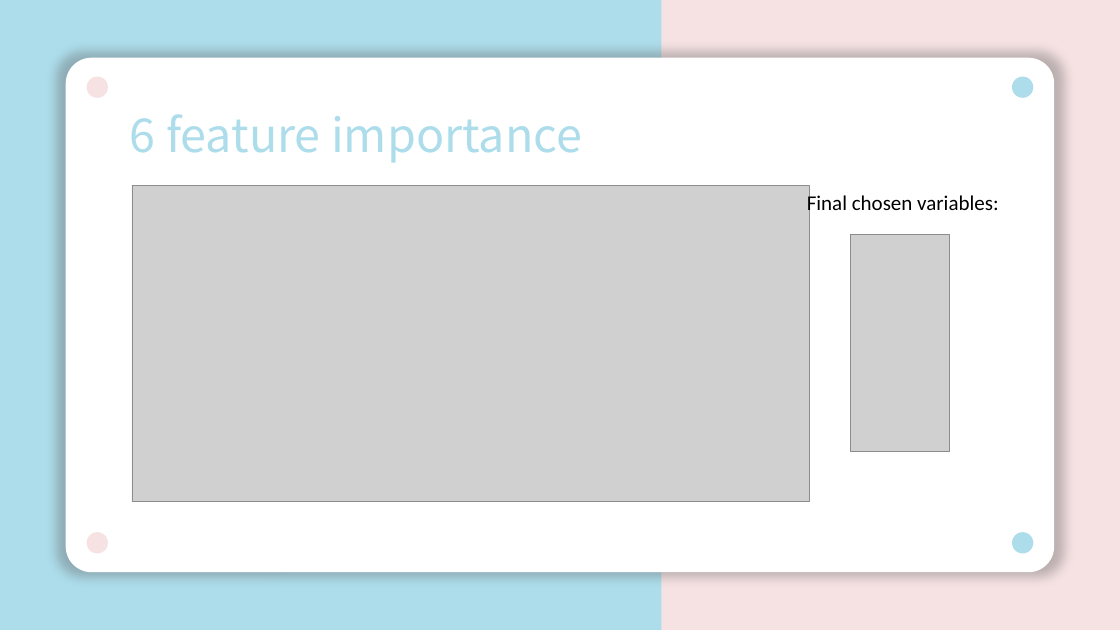
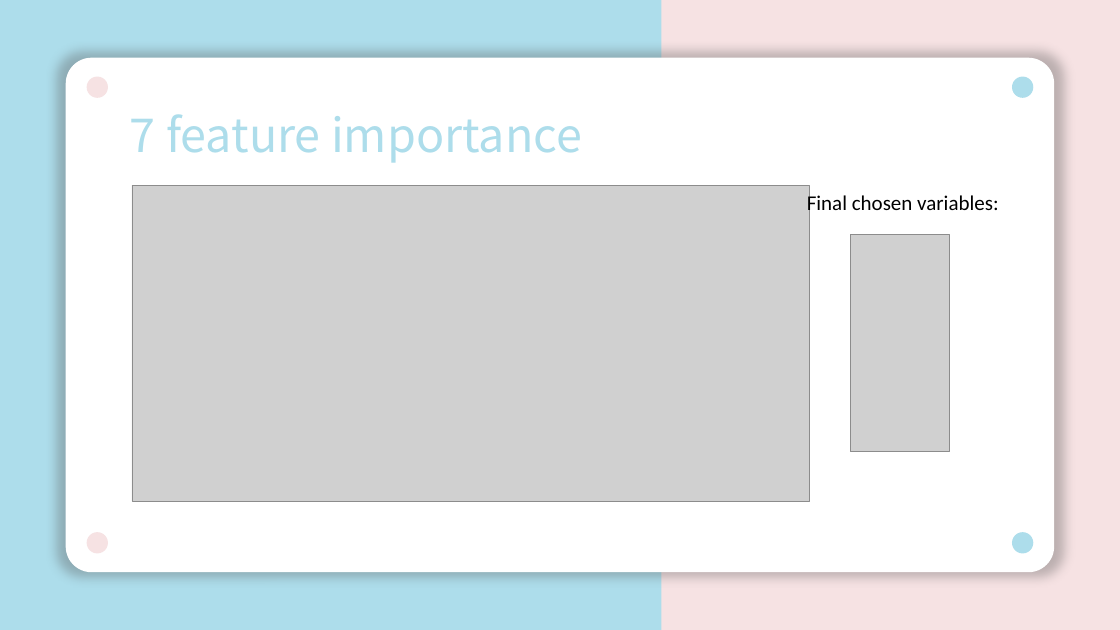
Before and after one commit to unclestay/ESILV---Python-for-data-analysis---devoir-2020, a slide deck: slide 8 of pythonProject.pptx. Drawn at 1120x630 pixels with LibreOffice and Linux fonts; fonts in the diff are those of the drawing; grey boxes stand for pictures. Boxes give left, top, right and bottom in pixels: in the first picture for what was removed or moved away, otherwise in the second. Text is boxed around its words. In the diff, an @@ line names an element or a change of style, - is before the commit and + after.

```diff
--- a/pythonProject.pptx
+++ b/pythonProject.pptx
@@ text at (x1=130, y1=114, x2=582, y2=163): text changed @@
-6 feature importance
+7 feature importance
```
Also in this commit, not shown: 4 other slides changed.
